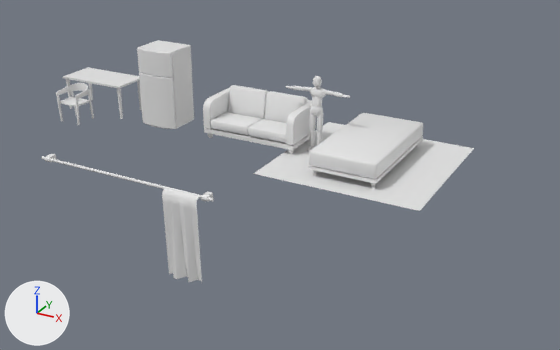
The Blender file Raw/furniture.blend: old version first, new version second.
One viewpoint serves both versions: a camera (50 mm lens) standing at (9.42, -16.04, 7.14) and looking at (1.46, -1.55, -0.11). Every picture has the same lights, and +X, +Y and +Z are marked at lower left.

Names of what the first picture shows: 'bed_01', 'chair_01', 'curtain_01', 'curtain_pole', 'demo_character_b', 'floor_M', 'fridge_01', 'sofa_01', 'table_01'.
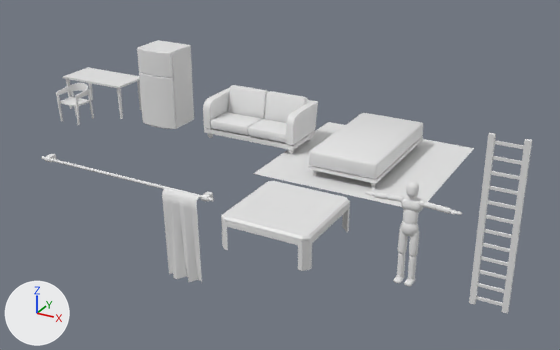
The change, as JSON lines over the scene's bpy script:
```json
{"op": "add", "block": "me_plane_007", "code": ["me_plane_007 = bpy.data.meshes.new('Plane.007')", "me_plane_007.from_pydata(...)  # 72 vertices, 51 faces; spans x -0.92..0.92, y -0.95..0.95, z 0.0..0.68"]}
{"op": "add", "block": "me_plane_008", "code": ["me_plane_008 = bpy.data.meshes.new('Plane.008')", "me_plane_008.from_pydata(...)  # 160 vertices, 84 faces; spans x -0.32..0.32, y -0.03..0.03, z 0.0..3.0"]}
{"op": "set", "path": "ob_demo_character_b.location", "old": "(1.6, 0.0, 0.0)", "new": "(5.7, -4.75, 0.0)"}
{"op": "add", "block": "ob_table_02", "code": ["ob_table_02 = bpy.data.objects.new('table_02', me_plane_007)", "ob_table_02.location = (3.15, -4.36, 0.0)"]}
{"op": "add", "block": "ob_ladder_01", "code": ["ob_ladder_01 = bpy.data.objects.new('ladder_01', me_plane_008)", "ob_ladder_01.location = (7.2, -4.87, 0.0)"]}
```

Boxes [x1, y1, x2, y2] around the edits, measured in the pictures (560 x 350 px):
```json
{"object": "table_02", "change": "added", "after": [221, 181, 350, 271]}
{"object": "ladder_01", "change": "added", "after": [469, 133, 532, 314]}
{"object": "demo_character_b", "change": "moved", "before": [286, 76, 350, 151], "after": [365, 181, 462, 286]}
```
